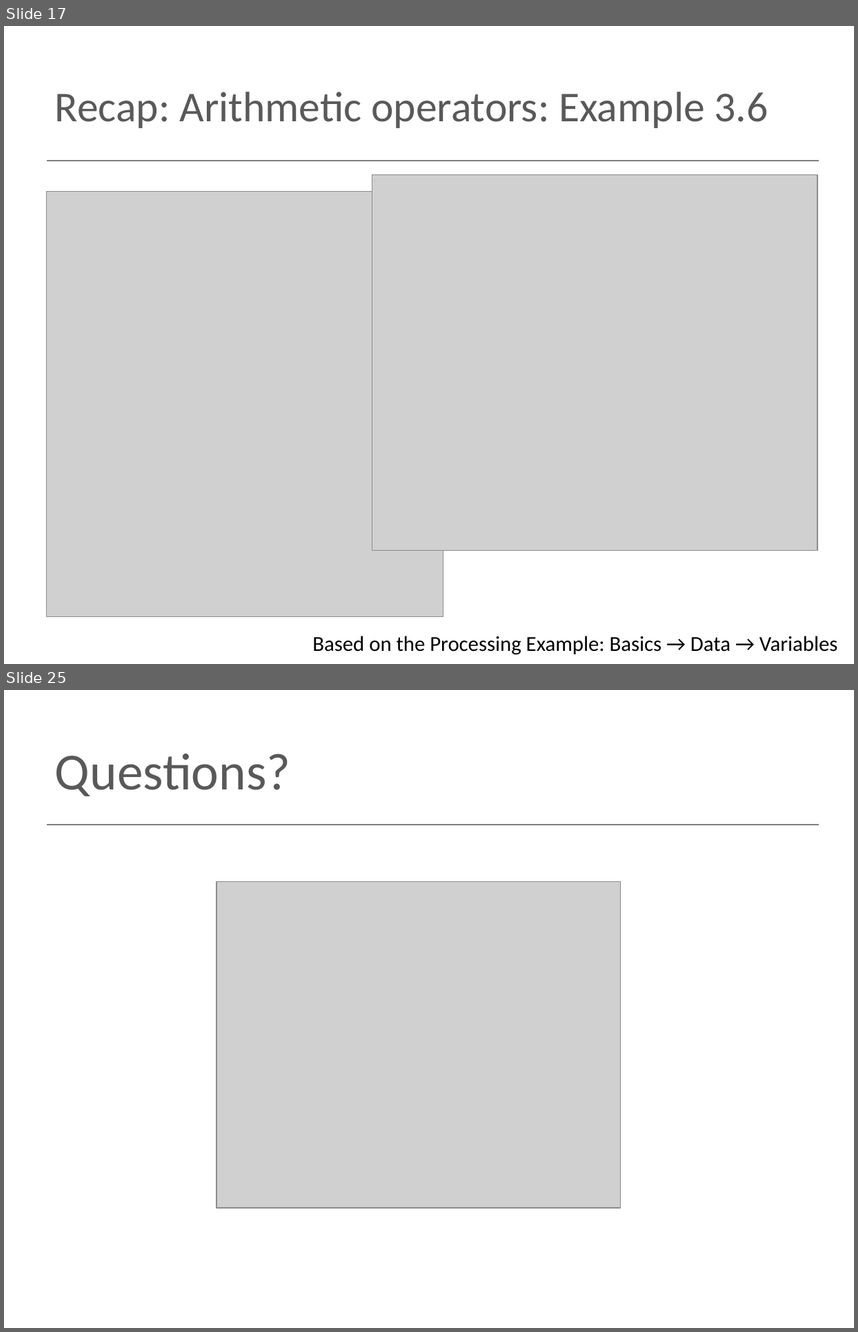
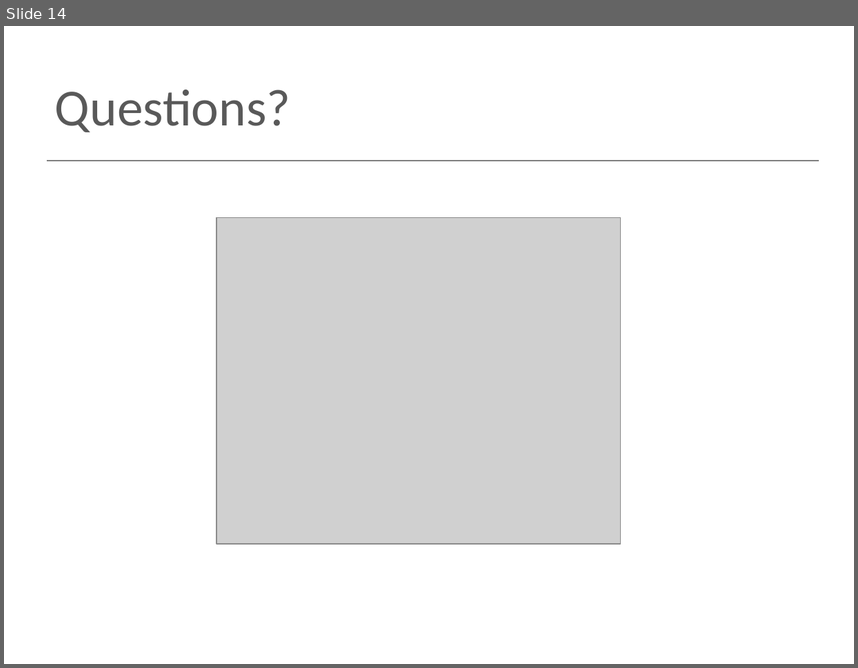
Before and after one commit to sdrohan/processing-for-ty, a slide deck: topic05/talk-1/a-processing-mouse-events.pptx. Shown one above the other, each under a label of ours: slides 17 and 25 before the commit, slide 14 after it; the slides between them are not shown. The pictures are 858x1332 and 858x668 pixels, drawn with LibreOffice and Linux fonts; fonts in the diff are those of the drawing; grey boxes stand for pictures. Boxes give left, top, right and bottom in pixels: in the first picture for what was removed or moved away, otherwise in the second. Text is boxed around its words. In the diff, an @@ line names an element or a change of style, - is before the commit and + after.

```diff
--- a/topic05/talk-1/a-processing-mouse-events.pptx
+++ b/topic05/talk-1/a-processing-mouse-events.pptx
@@ slide 17 removed at (x1=4, y1=26, x2=854, y2=664), background #FFFFFF; not listed: 1 template element that a slide beside it also shows @@
@@ title removed at (x1=55, y1=92, x2=769, y2=128) @@
-Recap: Arithmetic operators: Example 3.6
@@ picture removed at (x1=372, y1=175, x2=818, y2=550) @@
@@ picture removed at (x1=47, y1=192, x2=444, y2=617) @@
@@ text removed at (x1=312, y1=635, x2=838, y2=655) @@
-Based on the Processing Example: Basics → Data → Variables
@@ what was slide 25 is now slide 14 @@
```
Also in this commit, not shown: 1 slide changed, 10 other slides removed, 37 other files.
